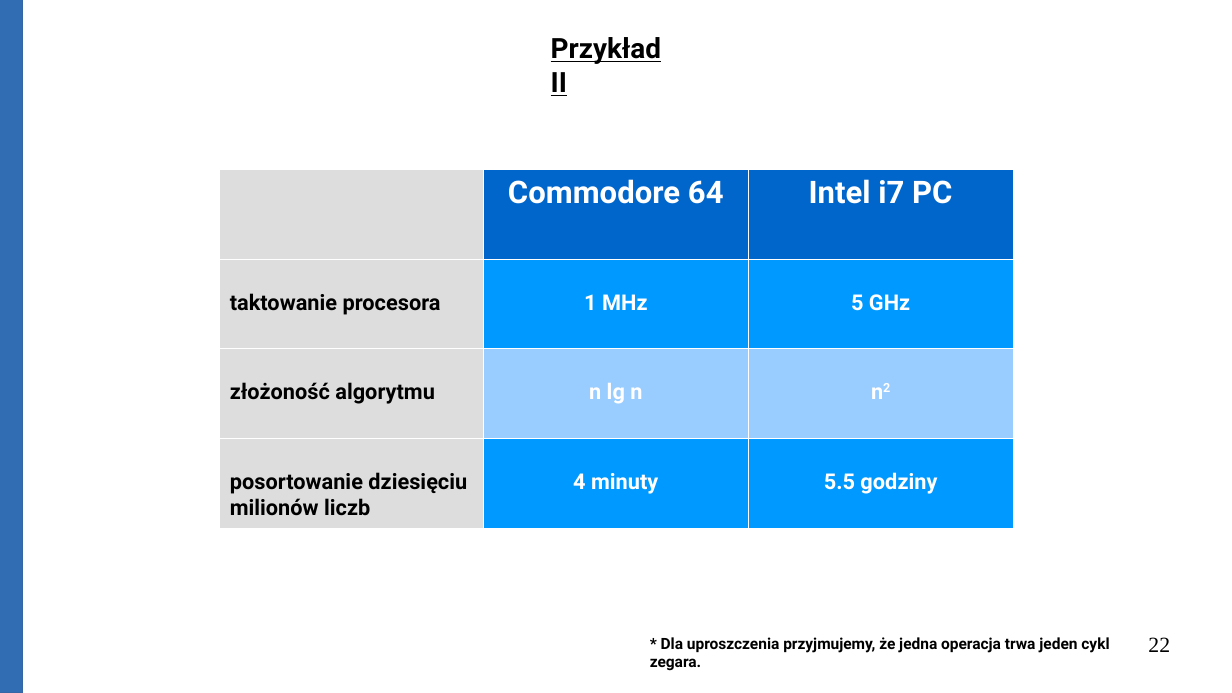
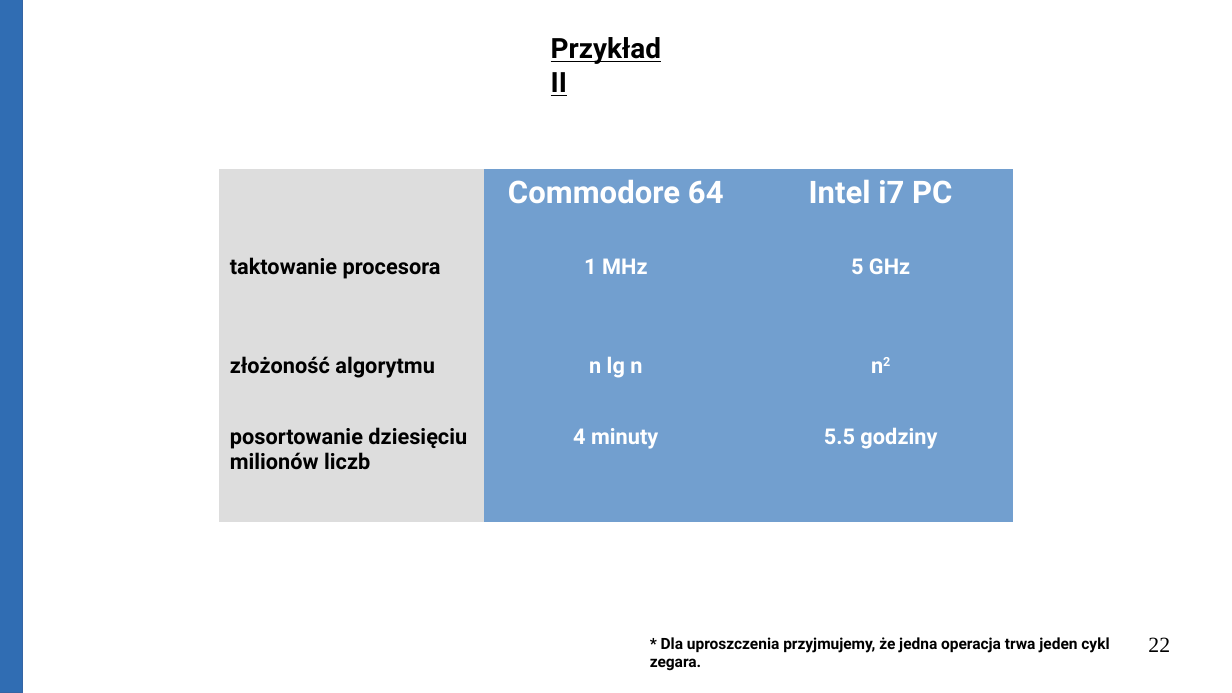
Before and after one commit to Michael-Wisniewski/algorithmic-workshop, a slide deck: slide 22 of gotowa.odp. Drawn at 1232x693 pixels with LibreOffice and Linux fonts; fonts in the diff are those of the drawing. Boxes give left, top, right and bottom in pixels: in the first picture for what was removed or moved away, otherwise in the second. Text is boxed around its words. In the diff, an @@ line names an element or a change of style, - is before the commit and + after.

```diff
--- a/gotowa.odp
+++ b/gotowa.odp
@@ table at box(219, 169, 1014, 523) @@
@@ fill #0066CC to #729FCF in 2 cells @@
@@ fill #0099FF to #729FCF in 4 cells @@
@@ fill #99CCFF to #729FCF in 2 cells @@
@@ borders changed @@
```
Also in this commit, not shown: 12 other slides changed, 1 slide added, 1 other file.
